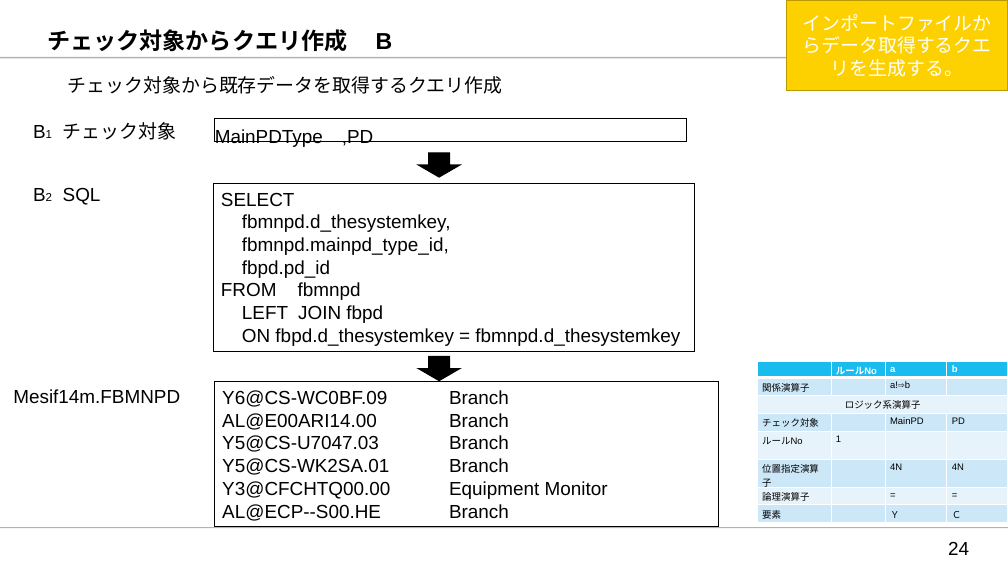
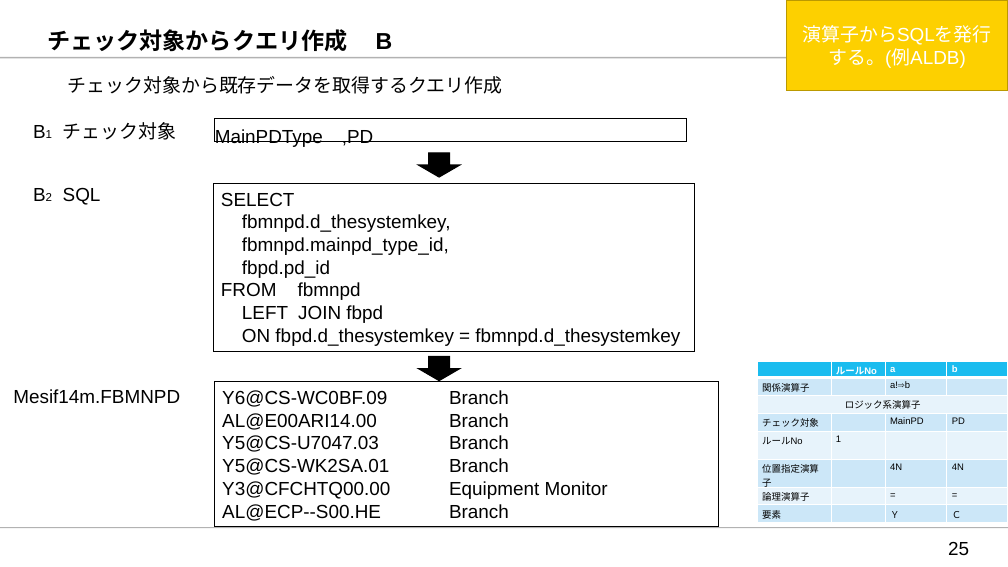
Before and after one commit to akiragm/Shared-Files, a slide deck: slide 25 of 統合マスタVer.2__チェック機能構築_5.pptx (slide 24 before the commit). Drawn at 1008x567 pixels with LibreOffice and Linux fonts; fonts in the diff are those of the drawing. Boxes give left, top, right and bottom in pixels: in the first picture for what was removed or moved away, otherwise in the second. Text is boxed around its words. In the diff, an @@ line names an element or a change of style, - is before the commit and + after.

```diff
--- a/統合マスタVer.2__チェック機能構築_5.pptx
+++ b/統合マスタVer.2__チェック機能構築_5.pptx
@@ text in rectangle at [803,25,992,68]: text changed @@
-インポートファイルからデータ取得するクエリを生成する。
+演算子からSQLを発行する。(例ALDB)
@@ page number at [948,541,969,556]: text changed @@
-24
+25
```
Also in this commit, not shown: 5 other slides changed, 5 slides added.
